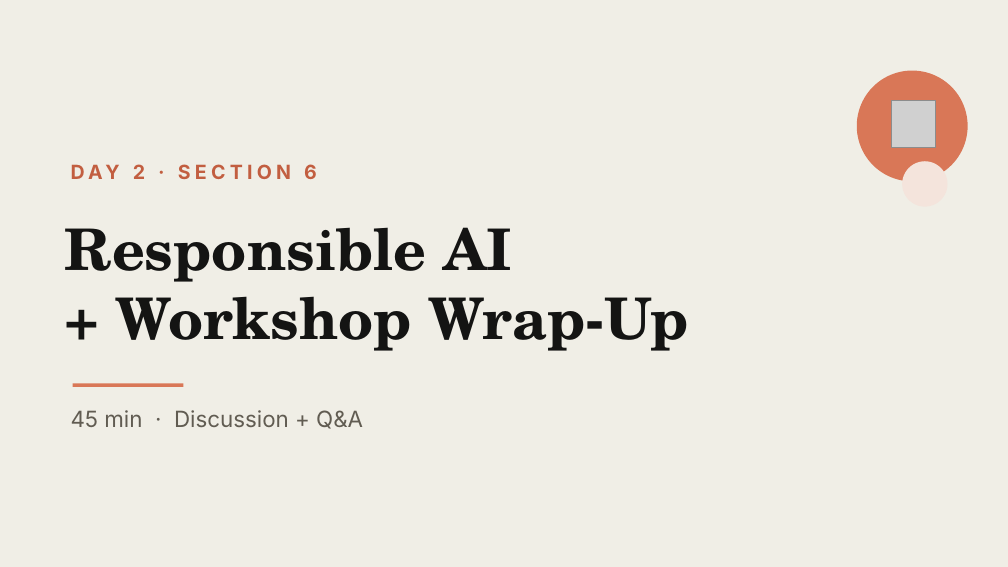
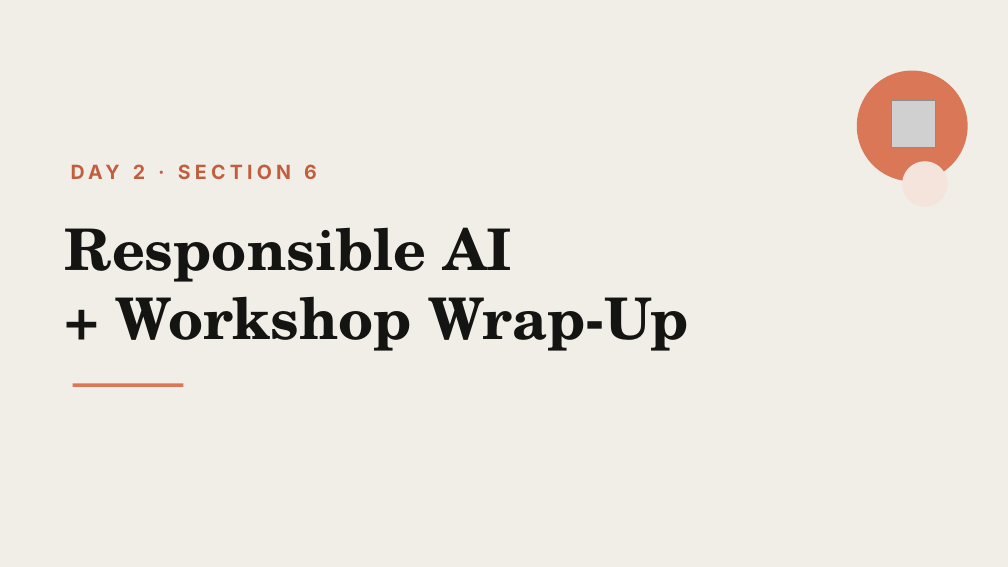
Before and after one commit to cwoodruff/dotnet-claude-workshop-content, a slide deck: slide 1 of decks/Day 2/Day2-Section6-Responsible-AI-WrapUp.pptx. Drawn at 1008x567 pixels with LibreOffice and Linux fonts; fonts in the diff are those of the drawing; grey boxes stand for pictures. Boxes give left, top, right and bottom in pixels: in the first picture for what was removed or moved away, otherwise in the second. Text is boxed around its words. In the diff, an @@ line names an element or a change of style, - is before the commit and + after.

```diff
--- a/decks/Day 2/Day2-Section6-Responsible-AI-WrapUp.pptx
+++ b/decks/Day 2/Day2-Section6-Responsible-AI-WrapUp.pptx
@@ text removed at [71,410,363,429] @@
-45 min · Discussion + Q&A
```
Also in this commit, not shown: 9 other files.
